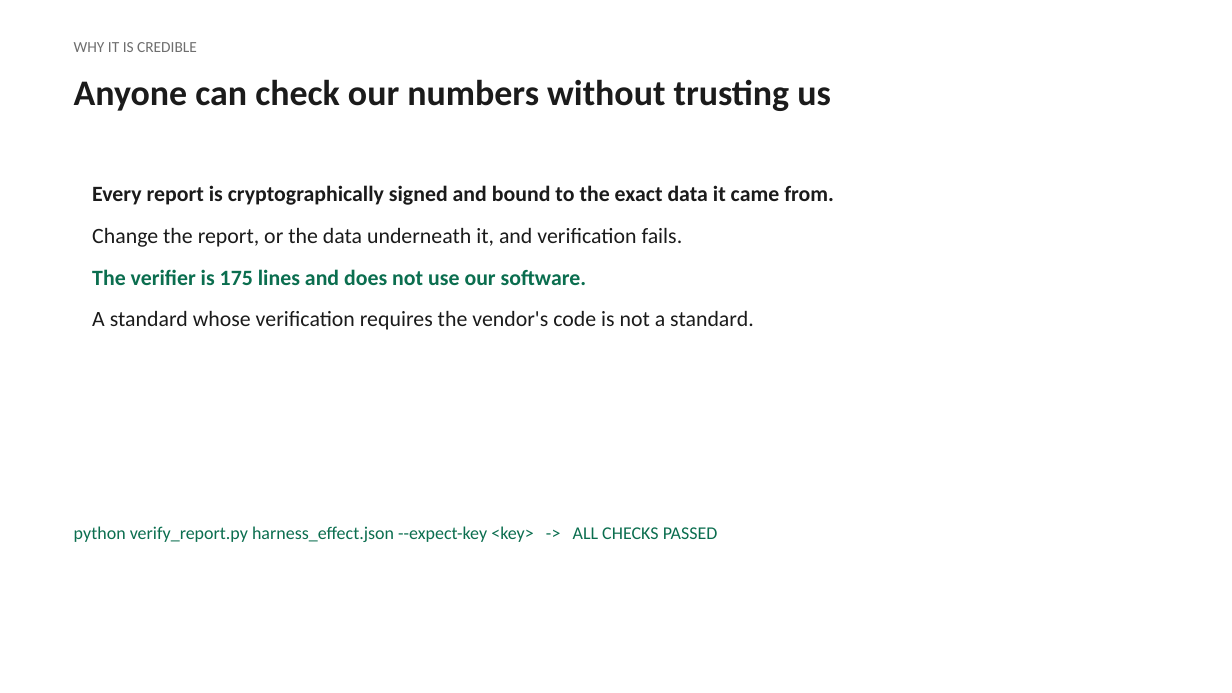
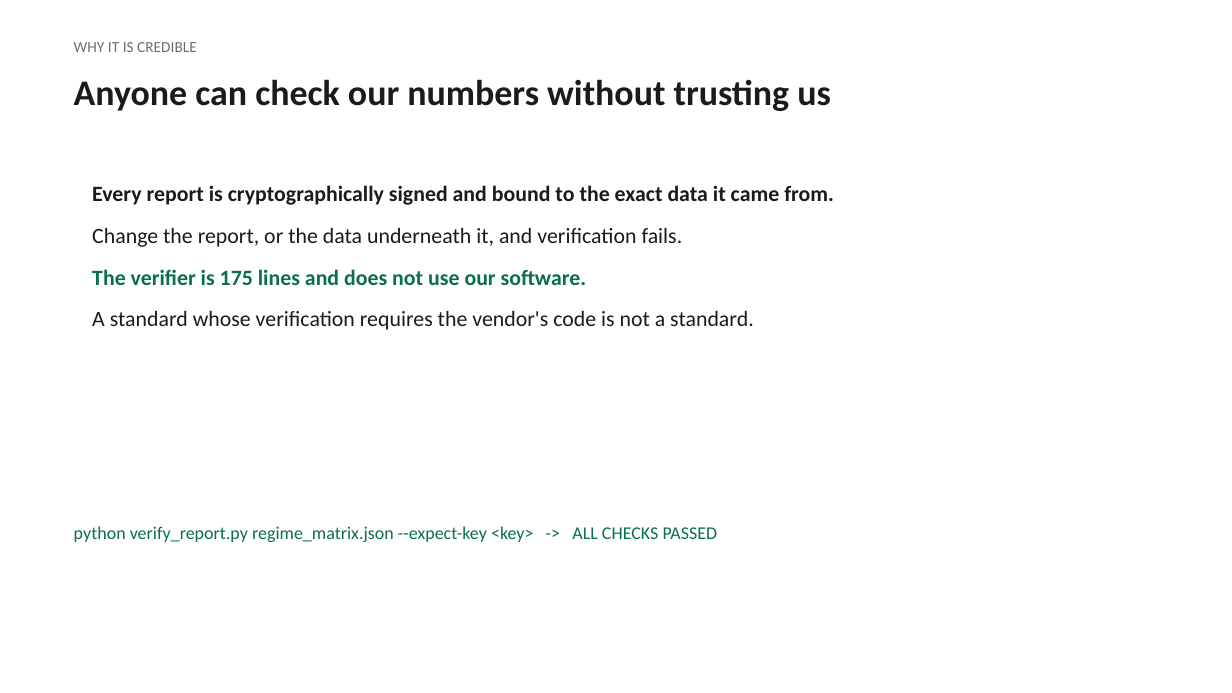
Before and after one commit to The-SEMQ-Group/semq-ari-benchmark, a slide deck: slide 6 of docs/deck/ari-overview.pptx (slide 8 before the commit). Drawn at 1232x693 pixels with LibreOffice and Linux fonts; fonts in the diff are those of the drawing. Boxes give left, top, right and bottom in pixels: in the first picture for what was removed or moved away, otherwise in the second. Text is boxed around its words. In the diff, an @@ line names an element or a change of style, - is before the commit and + after.

```diff
--- a/docs/deck/ari-overview.pptx
+++ b/docs/deck/ari-overview.pptx
@@ text at [74,526,718,542]: text changed @@
-python verify_report.py harness_effect.json --expect-key <key> -> ALL CHECKS PASSED
+python verify_report.py regime_matrix.json --expect-key <key> -> ALL CHECKS PASSED
```
Also in this commit, not shown: 3 other slides changed, 2 slides removed, 29 other files.
